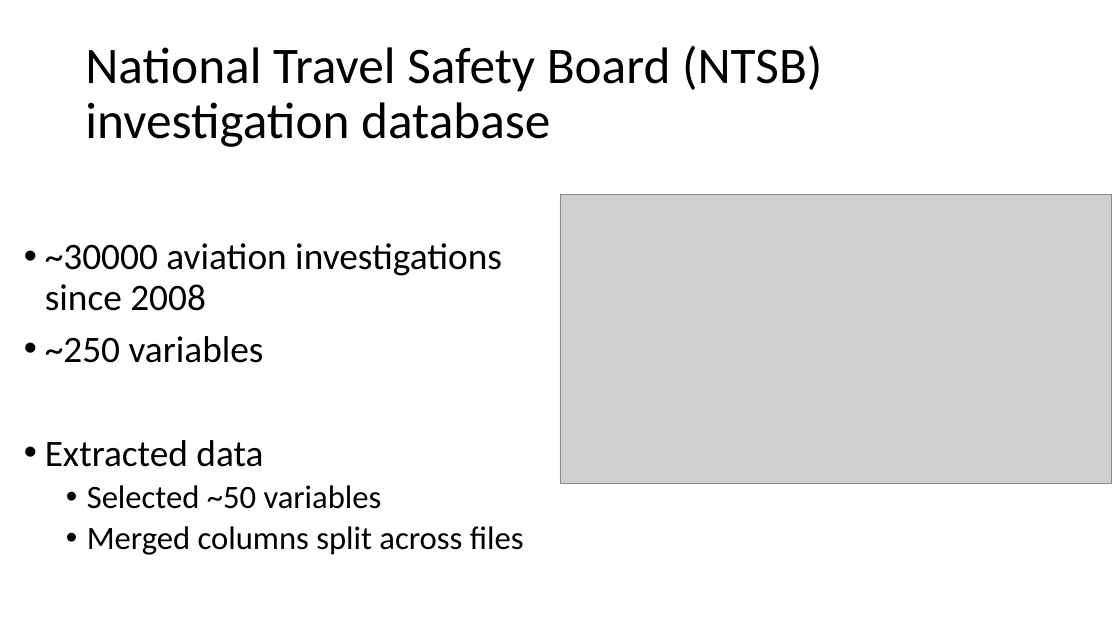
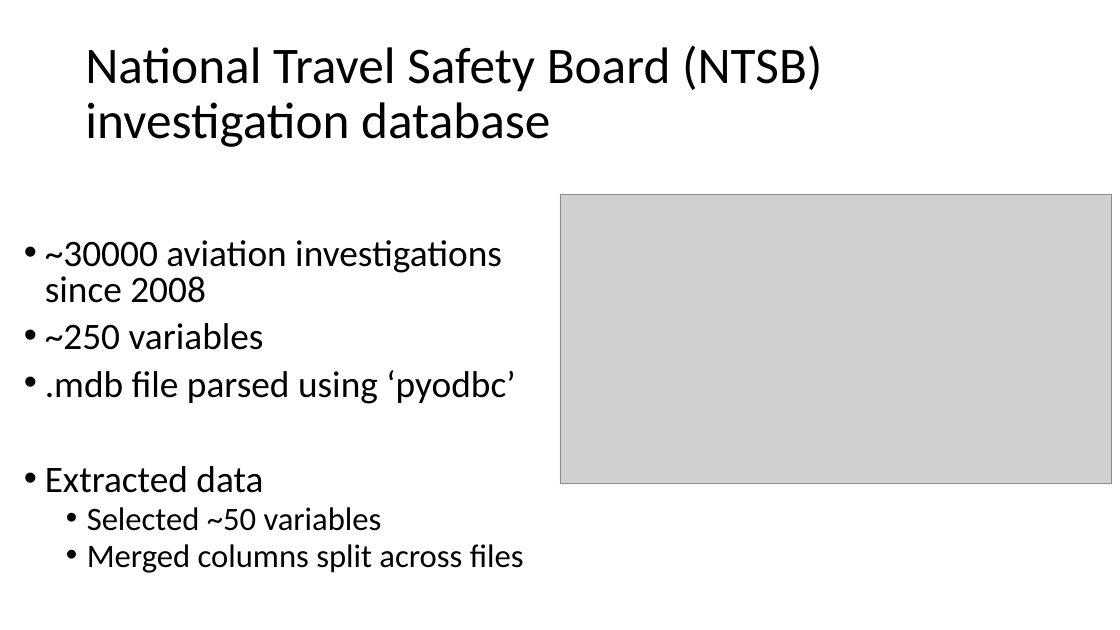
Before and after one commit to TheErdosInstitute-Summer2025-Project/aviation-project, a slide deck: slide 3 of checkpoints/presentation.pptx. Drawn at 1120x630 pixels with LibreOffice and Linux fonts; fonts in the diff are those of the drawing; grey boxes stand for pictures. Boxes give left, top, right and bottom in pixels: in the first picture for what was removed or moved away, otherwise in the second. Text is boxed around its words. In the diff, an @@ line names an element or a change of style, - is before the commit and + after.

Commit message:
Further model testing & slight presentation edit
- Added individual proportion type and bagging regressor
- Performs really well all things considered
- General testing etc.
- Added method of reading in .mdb into presentation

```diff
--- a/checkpoints/presentation.pptx
+++ b/checkpoints/presentation.pptx
@@ text at bbox=[45, 240, 524, 573]: line spacing 0.9 to 0.8 @@
@@ text at bbox=[45, 370, 515, 404]: paragraph added @@
+• .mdb file parsed using ‘pyodbc’
```
Also in this commit, not shown: 1 other file.
